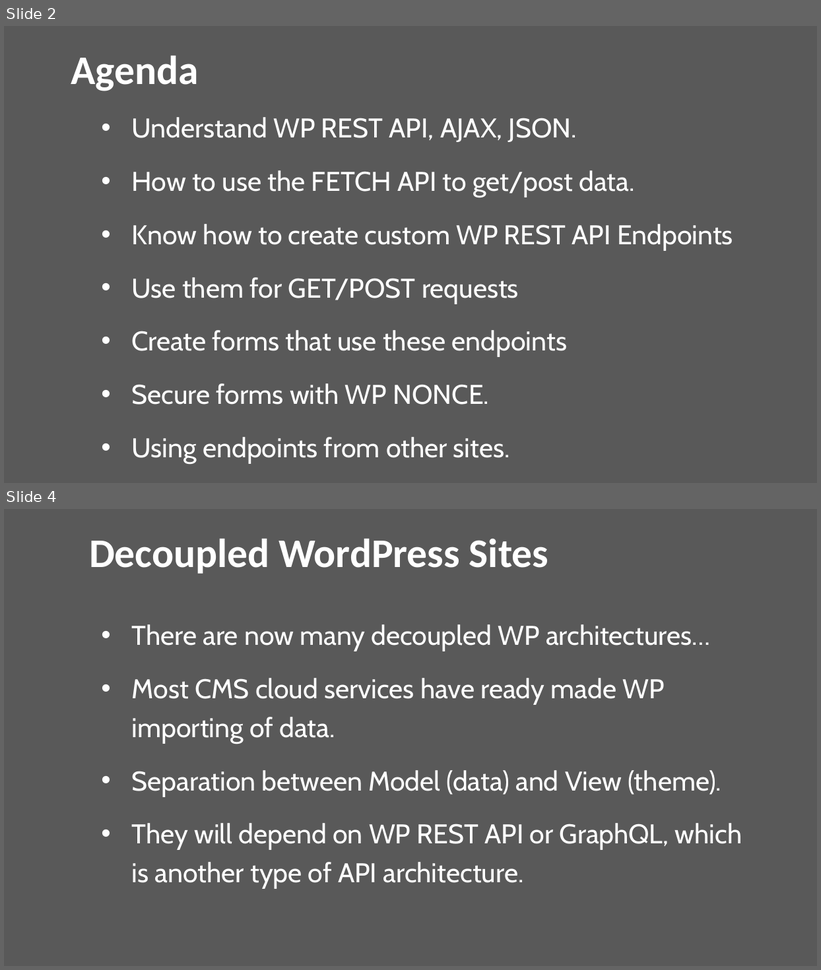
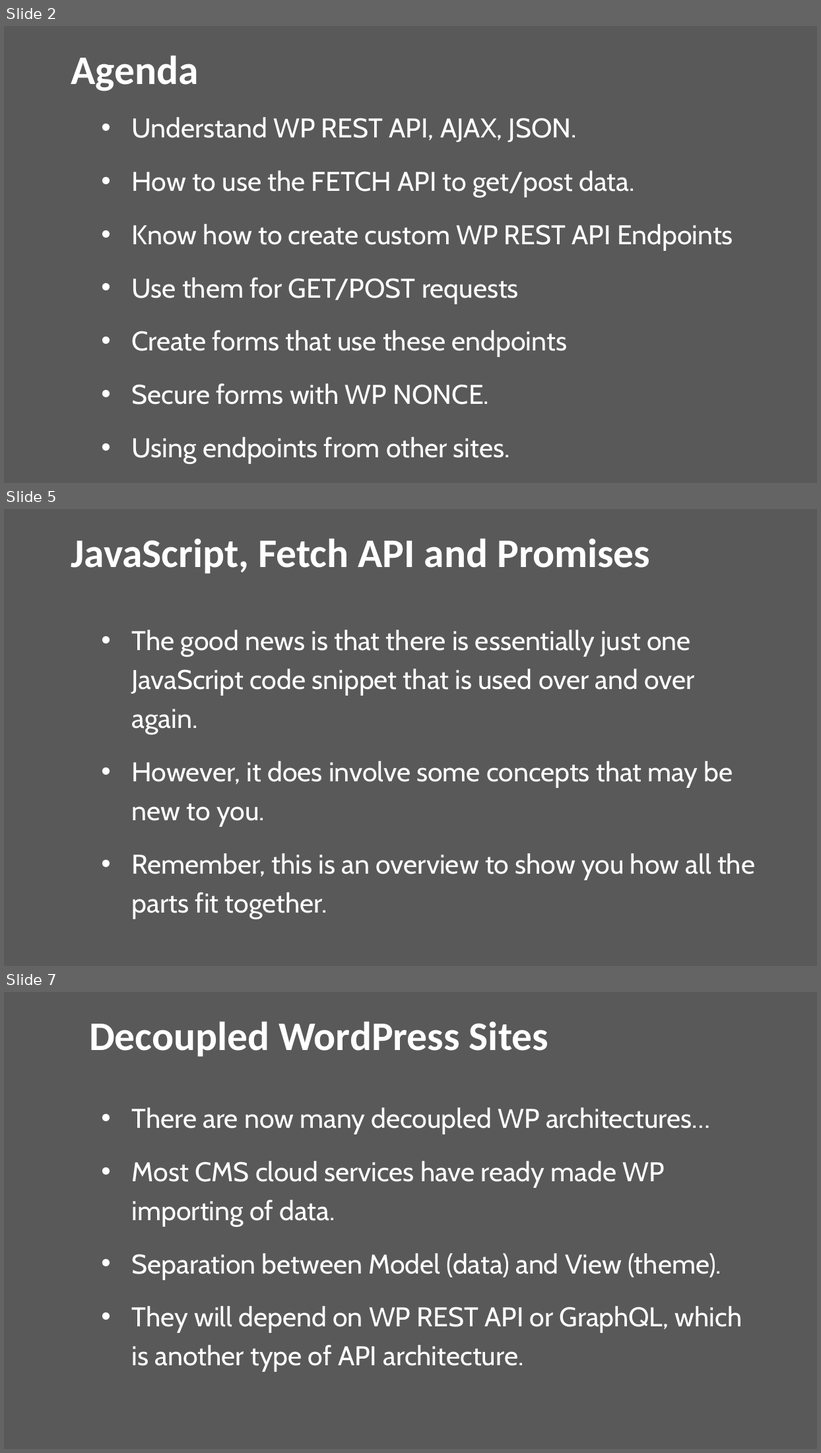
Before and after one commit to venturer75/WordCampGreece, a slide deck: wordcamp-greece.pptx. Shown one above the other, each under a label of ours: slides 2 and 4 before the commit, slides 2, 5 and 7 after it; the slides between them are not shown. The pictures are 821x970 and 821x1453 pixels, drawn with LibreOffice and Linux fonts; fonts in the diff are those of the drawing. Boxes give left, top, right and bottom in pixels: in the first picture for what was removed or moved away, otherwise in the second. Text is boxed around its words. In the diff, an @@ line names an element or a change of style, - is before the commit and + after.

```diff
--- a/wordcamp-greece.pptx
+++ b/wordcamp-greece.pptx
@@ slide 5 added at [4,509,817,966], background #595959 @@
@@ title added at [71,539,650,574], 48 pt, text #FFFFFF, bold @@
+JavaScript, Fetch API and Promises
@@ text added at [132,630,755,920], 32 pt, text #FFFFFF @@
+  • The good news is that there is essentially just one JavaScript code snippet that is used over and over again.
+  • However, it does involve some concepts that may be new to you.
+  • Remember, this is an overview to show you how all the parts fit together.
@@ what was slide 4 is now slide 7 @@
```
Also in this commit, not shown: 3 slides changed, 2 other slides added, 6 other files.
